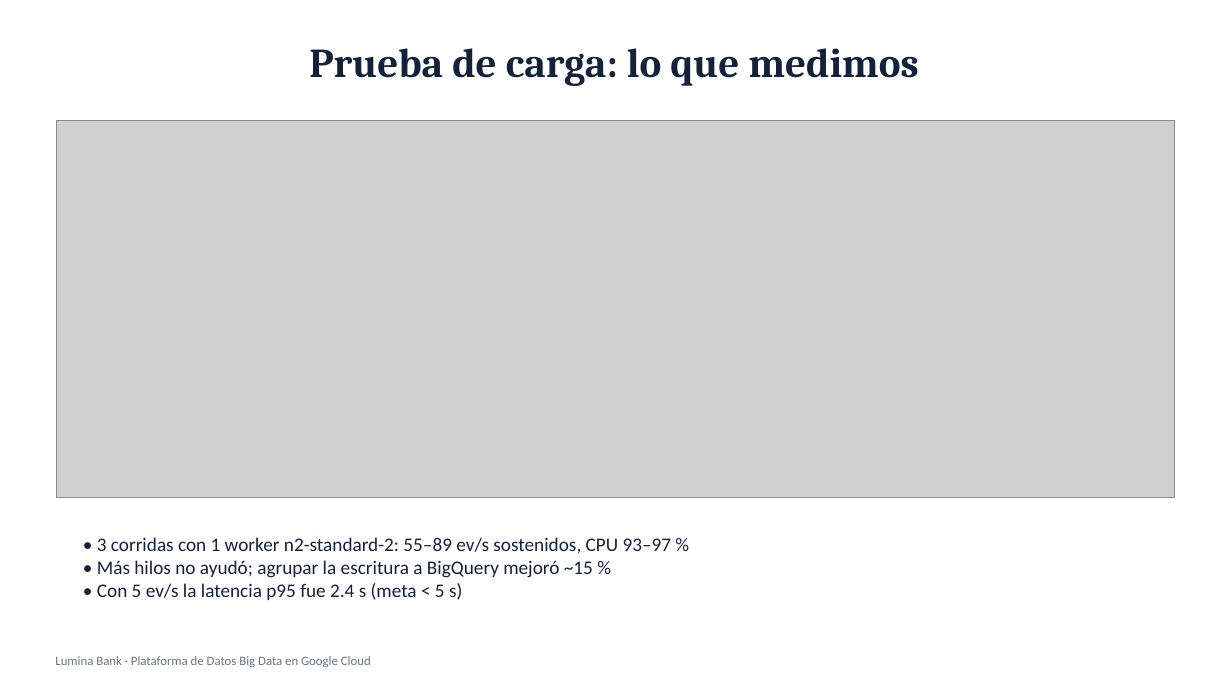
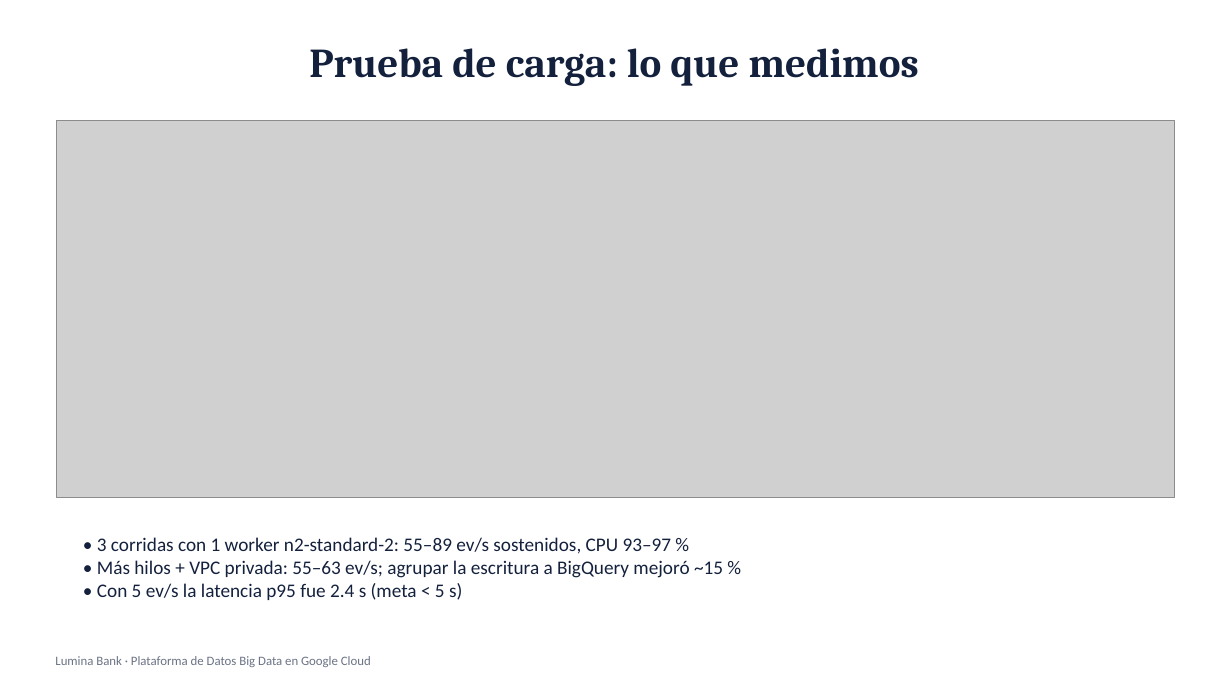
Before and after one commit to bmontoyag/utec_bigdata_trabajo, a slide deck: slide 16 of presentacion/Lumina Bank - Sustentacion.pptx. Drawn at 1232x693 pixels with LibreOffice and Linux fonts; fonts in the diff are those of the drawing; grey boxes stand for pictures. Boxes give left, top, right and bottom in pixels: in the first picture for what was removed or moved away, otherwise in the second. Text is boxed around its words. In the diff, an @@ line names an element or a change of style, - is before the commit and + after.

```diff
--- a/presentacion/Lumina Bank - Sustentacion.pptx
+++ b/presentacion/Lumina Bank - Sustentacion.pptx
@@ text at (x1=97, y1=560, x2=723, y2=578): text changed @@
-• Más hilos no ayudó; agrupar la escritura a BigQuery mejoró ~15 %
+• Más hilos + VPC privada: 55–63 ev/s; agrupar la escritura a BigQuery mejoró ~15 %
```
Also in this commit, not shown: 13 other slides changed, 20 other files.
